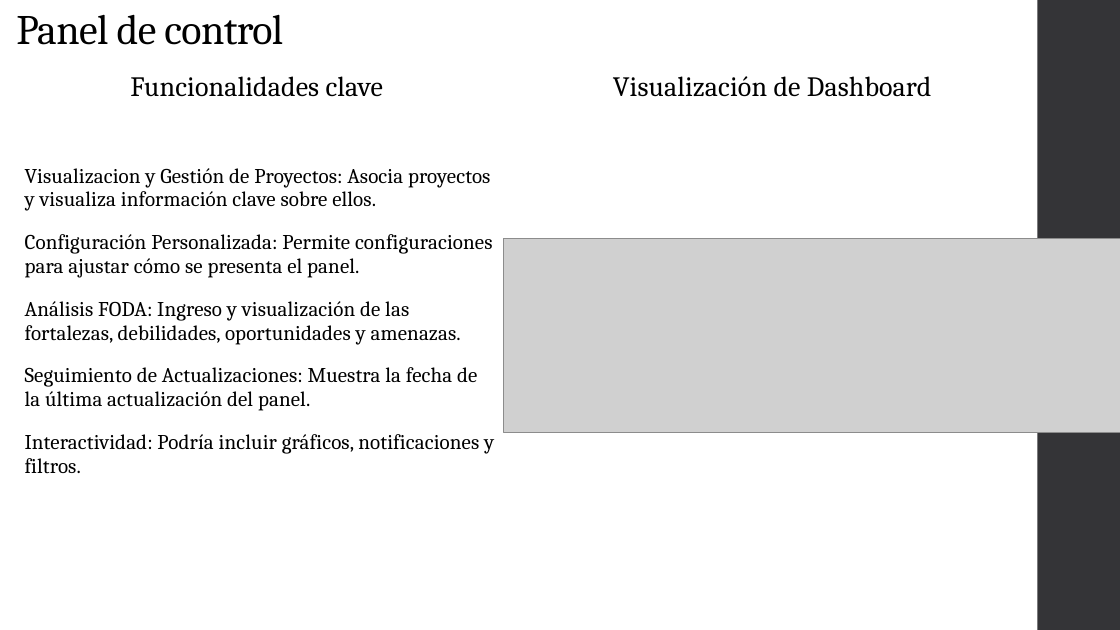
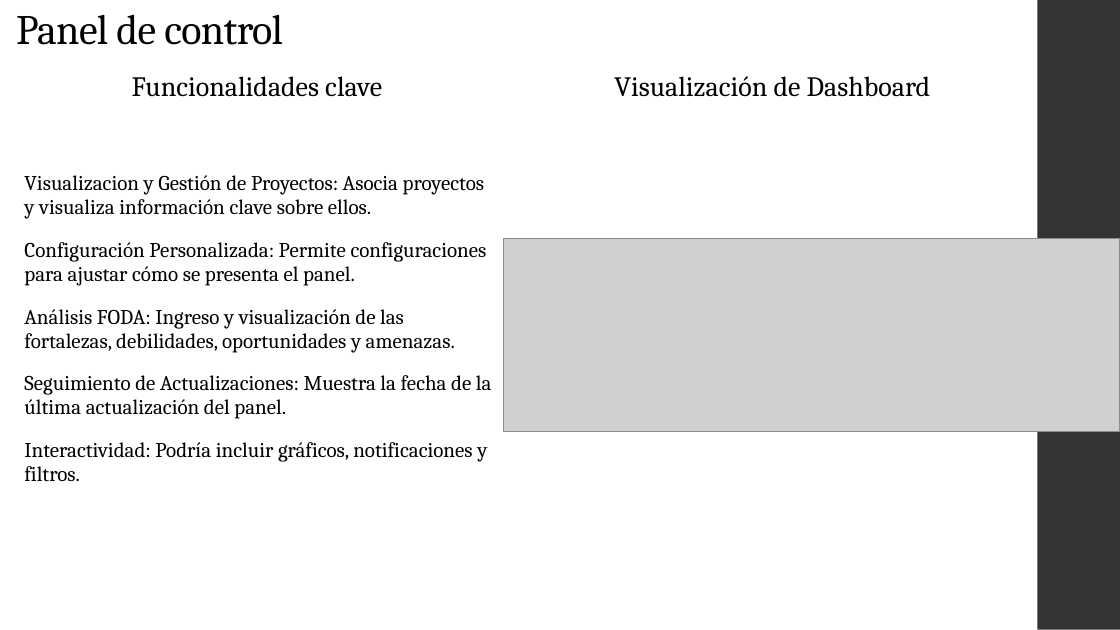
Before and after one commit to dagoes/CreativeMinds-AI, a slide deck: slide 19 of Documentation/PresentacionOdoo.pptx (slide 6 before the commit). Drawn at 1120x630 pixels with LibreOffice and Linux fonts; fonts in the diff are those of the drawing; grey boxes stand for pictures. Boxes give left, top, right and bottom in pixels: in the first picture for what was removed or moved away, otherwise in the second. Text is boxed around its words. In the diff, an @@ line names an element or a change of style, - is before the commit and + after.

```diff
--- a/Documentation/PresentacionOdoo.pptx
+++ b/Documentation/PresentacionOdoo.pptx
@@ text "Funcionalidades clave" at (24,76,492,482): letter spacing 0.1 to 0 pt @@
@@ text "Visualización de Dashboard" at (614,76,931,97): letter spacing 0.1 to 0 pt @@
```
Also in this commit, not shown: 6 other slides changed, 13 slides added, 1 other file.
